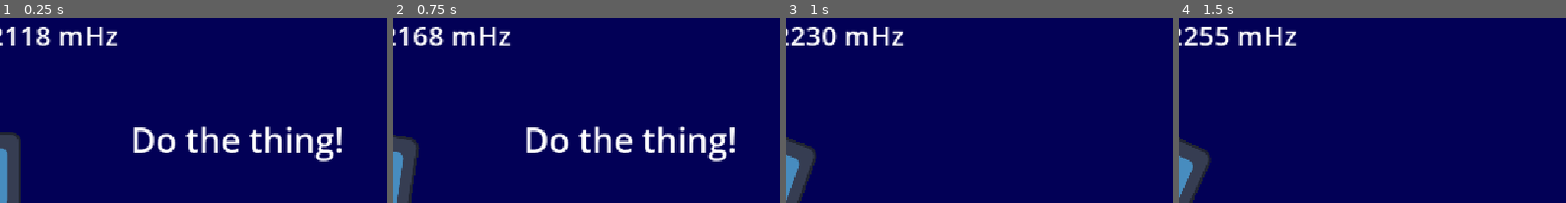
Above: before the commit, frames 1-4 (left to right).
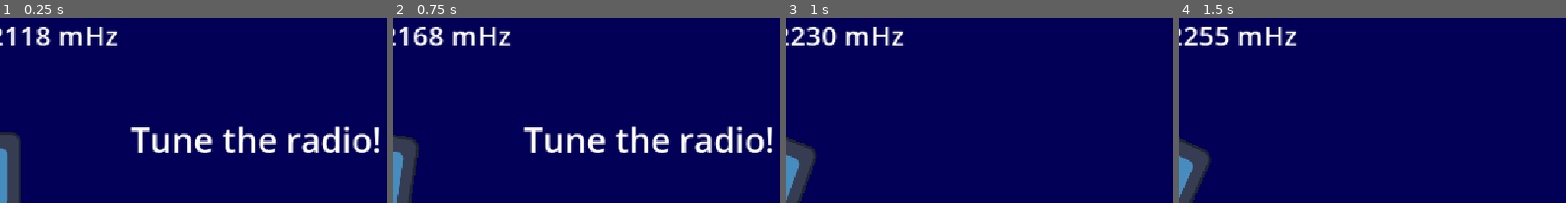
Above: after the commit, the same moments.

Repository: kvognar/gmtk-jam-2026
Game: Godot game, scene res://microgames/comms_game/comms.tscn
Same seed, same stepped clock (60 frames per second), same inputs: the game is played once before the commit and once after it. This scene is started directly instead of the project's main scene. The engine's default icon, where the game draws it, is replaced by a stand-in: a white triangle on a blue panel in a dark square.
Inputs (mouse positions are % of the whole screen's width and height, from its top left):
- Up to frame 1 (0.25 s): no input
- Up to frame 2 (0.75 s): tap Enter at 0.5 s; move the mouse to (72, 36) at 0.52 s; press the mouse at (72, 36) at 0.53 s; hold D (right) from 0.53 s (still down)
- Up to frame 3 (1 s): keep holding D (right)
- Up to frame 4 (1.5 s): move the mouse to (30, 48) at 1.27 s; release D (right) at 1.28 s; release the mouse at (30, 48) at 1.28 s; hold A (left) from 1.28 s (still down); click (30, 48) at 1.35 s
The pictures show only the part of the screen within x 27-77%, y 12-62%; the shares and areas given below are measured in that part.

The runs differ from the first frame. In frame 1, 5.4% of the frame differs, in the area x 33-98%, y 58-78%; in frame 2, 5.4%; in frame 3, nothing differs; in frame 4, nothing differs.

Commit message:
make prompt clearer

Diff:
--- a/microgames/comms_game/comms.tscn
+++ b/microgames/comms_game/comms.tscn
@@ -7,6 +7,7 @@
 
 [node name="Microgame" unique_id=1956794833 instance=ExtResource("1_ccj6e")]
 script = ExtResource("2_d43xh")
+prompt = "Tune the radio!"
 
 [node name="Prompt" parent="." index="1" unique_id=616038800]
 text = "Tune the radio! (A or D)"
